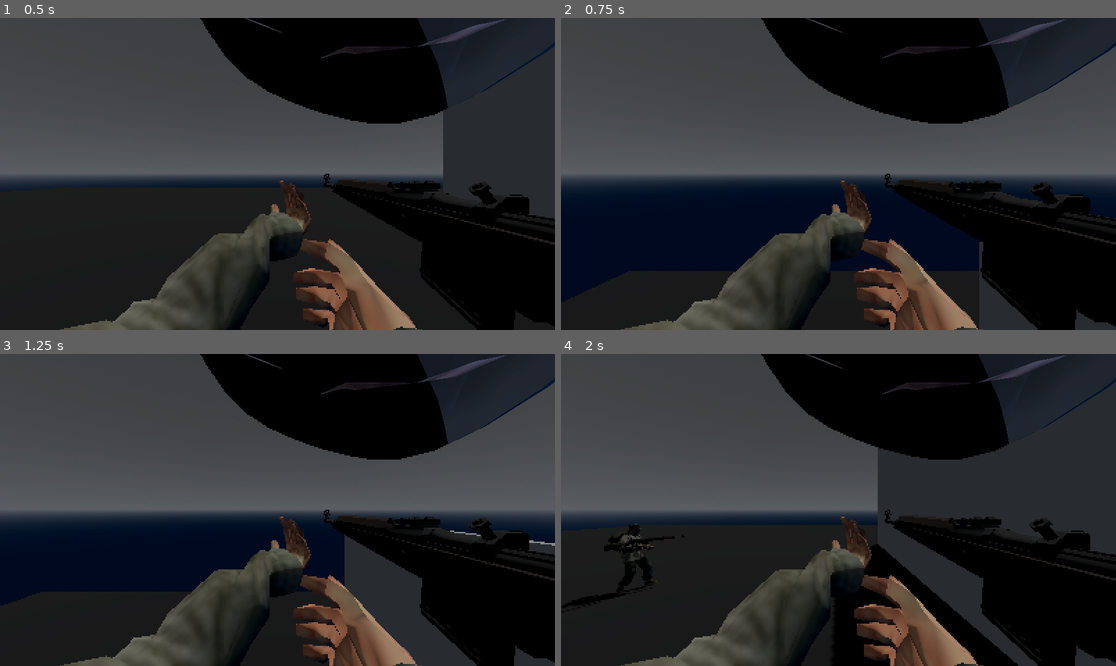
Above: before the commit, frames 1-4 (two rows, left to right).
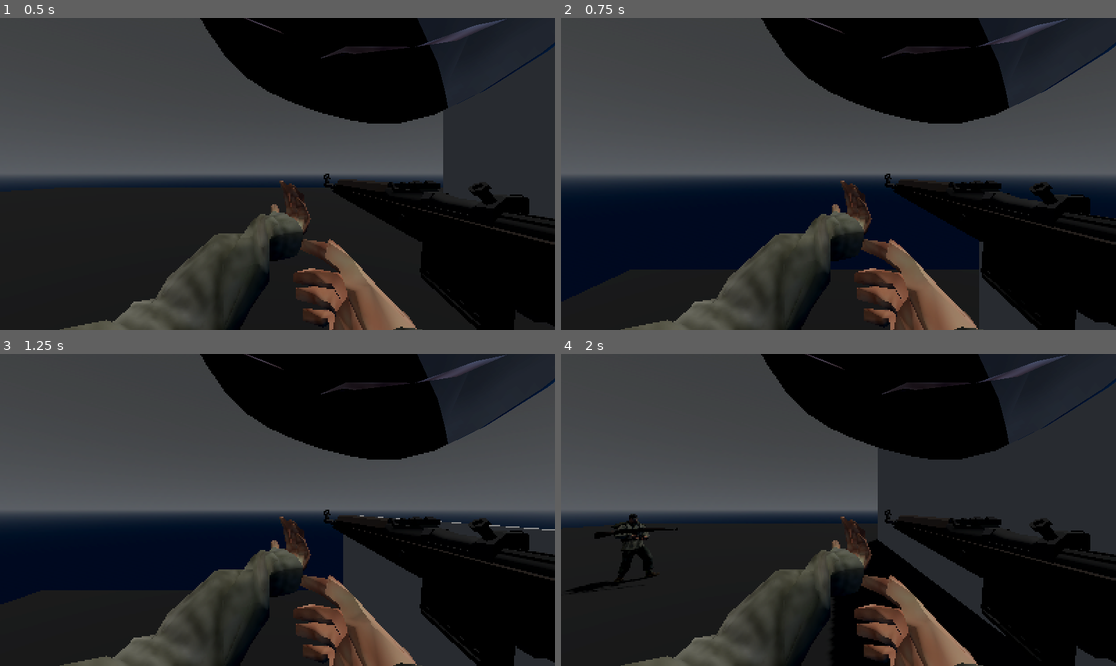
Above: after the commit, the same moments.

Repository: worghet/ICS4U___KALTBLUT
Game: Godot game, scene res://scenes/world.tscn
Two runs of this game, one before a commit and one after it. Both use one fixed random seed, a clock stepped at 60 frames per second and the inputs below.
Inputs (mouse positions are in pixels of both pictures, inside the frame that each line leads up to):
- Up to frame 1 (0.5 s): no input
- Up to frame 2 (0.75 s): tap Enter at 0.5 s; move the mouse to (960, 158) at 0.52 s; hold D (move_right) from 0.53 s (still down); hold E (spawn_enemy) from 0.53 s (still down)
- Up to frame 3 (1.25 s): keep holding D (move_right); keep holding E (spawn_enemy); tap Space (jump) at 0.77 s
- Up to frame 4 (2 s): move the mouse to (727, 525) at 1.27 s; release D (move_right) at 1.28 s; release E (spawn_enemy) at 1.28 s; hold S (move_backward) from 1.28 s (still down); click (727, 525) at 1.35 s; tap Space (jump) at 1.52 s; tap E (spawn_enemy) at 1.55 s

Frame 1 is identical in both runs. In frame 2, 0.3% of the frame differs, in the area x 0-76%, y 80-100%; in frame 3, 0.8%; in frame 4, 2.3%, in the area x 0-86%, y 51-100%.

Commit message:
started on violence setting
decided gonna leave character as is; i got a minimal version working.. time to move on

Diff:
--- a/kaltblut/scenes/enemy.tscn
+++ b/kaltblut/scenes/enemy.tscn
@@ -16,9 +16,7 @@
 
 [node name="enemy" groups=["enemies"] instance=ExtResource("1_7p1mj")]
 script = ExtResource("2_md0e3")
-health = 60
-voilence = 0
-TURN_SPEED = 1.4
+violence = 0
 
 [node name="mesh" parent="." index="0"]
 visible = false
--- a/kaltblut/scenes/player.tscn
+++ b/kaltblut/scenes/player.tscn
@@ -30,8 +30,8 @@
 [node name="rifle" parent="anim_soldier/head/camera" index="0" instance=ExtResource("3_qhqgy")]
 transform = Transform3D(-7.86805e-08, 0, 1.8, 0, 1.8, 0, -1.8, 0, -7.86805e-08, 0.283833, -0.205262, -0.449339)
 
-[node name="MeshInstance3D" type="MeshInstance3D" parent="anim_soldier/head/camera" index="1"]
-transform = Transform3D(0.608394, 0, 0, 0, -2.65938e-08, -0.340838, 0, 0.608394, -1.48985e-08, 0, 0.00426689, -0.0822577)
+[node name="pixelation_screen" type="MeshInstance3D" parent="anim_soldier/head/camera" index="1"]
+transform = Transform3D(0.608394, 0, 0, 0, -1.00044e-09, -0.340838, 0, 0.0228874, -1.48985e-08, 0, 0.00426689, -0.0822577)
 mesh = SubResource("PlaneMesh_dqkch")
 
 [node name="mesh" parent="." index="1"]
--- a/kaltblut/scripts/enemy.gd
+++ b/kaltblut/scripts/enemy.gd
@@ -3,11 +3,13 @@
 # == VARIABLES ==============================
 
 # TODO might change to blood in liters idk yet
-@export var health : int = 60
-@export var voilence : int
+@export var violence : int
 
 var target : Node3D
-@export var TURN_SPEED : float = 1.4
+
+var health : int = 60
+var TURN_SPEED : float = 3
+var FIRE_RATE : float = 1 # in seconds
 
 @onready var eyes : RayCast3D = $eyes
 @onready var raycast : RayCast3D = $"gewehr-43/Sketchfab_model/cast_ray"
@@ -25,8 +27,17 @@
 
 
 enum {
+
+	# Attacking or not attacking
 	IDLE,
 	ALERT,
+
+	# Violence Level
+	PASSIVE,
+	QUESTIONING,
+	AWARE,
+	AGGRESSIVE,
+	DEADLY
 }
 
 var state : int = IDLE
@@ -35,7 +46,22 @@
 
 # What to do when loaded.
 func _ready() -> void:
-	pass
+	match violence:
+
+		PASSIVE:
+			shoot_timer.queue_free()
+		QUESTIONING:
+			pass
+		AWARE:
+			pass
+		AGGRESSIVE:
+			pass
+		DEADLY:
+			pass
+
+
+
+
 # What to process each frame.
 func _process(delta: float) -> void:
 
@@ -81,21 +107,23 @@
 
 func _on_sight_range_body_entered(body: Node3D) -> void:
 	if body.is_in_group("player"):
-		print("ALERT!")
 
-		$"gewehr-43".enterADS()
+		if violence != PASSIVE:
+			$"gewehr-43".enterADS()
 
-		state = ALERT
-		target = body
-		shoot_timer.start()
-		$anim_soldier/AnimationPlayer.play_backwards("rifle down")
+			state = ALERT
+			target = body
+			shoot_timer.start()
+			$anim_soldier/AnimationPlayer.play_backwards("rifle down")
 
 
 func _on_sight_range_body_exited(body: Node3D) -> void:
-	state = IDLE
-	$"gewehr-43".stopADS()
-	shoot_timer.stop()
-	$anim_soldier/AnimationPlayer.play("idle")
+
+	if violence != PASSIVE:
+		state = IDLE
+		$"gewehr-43".stopADS()
+		shoot_timer.stop()
+		$anim_soldier/AnimationPlayer.play("idle")
 
 
 
@@ -106,3 +134,6 @@
 
 func set_path(player : Node3D) -> void:
 	player_path = player
+
+func set_violence(violence_level : int) -> void:
+	violence = violence_level
--- a/kaltblut/scripts/gewehr_43.gd
+++ b/kaltblut/scripts/gewehr_43.gd
@@ -35,6 +35,7 @@
 
 		# Take away health based on rifle damage.
 		target.health -= DAMAGE
+
 
 # Shoot and play the animation.
 func fire() -> void:
--- a/kaltblut/scripts/player.gd
+++ b/kaltblut/scripts/player.gd
@@ -12,7 +12,7 @@
 
 
 const BOB_FREQUENCY : float = 1.5
-const BOB_AMPLITUDE : float = 0.1
+const BOB_AMPLITUDE : float = 0.075
 var bob_x : float = 0.0
 var health := 100
 
@@ -151,6 +151,7 @@
 	if event.is_action_pressed("spawn_enemy"):
 		var enemy_instance := EnemyScene.instantiate()
 		enemy_instance.set_path($player)
+		#enemy_instance.set_violence(2)
 		enemy_instance.global_transform.origin += Vector3(0, 1, 0)
 		get_tree().current_scene.add_child(enemy_instance)
 		print("added enemy!")
@@ -159,7 +160,7 @@
 
 func _headbob(time : float) -> Vector3:
 	var pos := Vector3.ZERO
-	pos.y = sin(time * BOB_FREQUENCY) * BOB_AMPLITUDE - 0.2
+	pos.y = sin(time * BOB_FREQUENCY) * BOB_AMPLITUDE - 0.3
 	pos.x = cos(time * BOB_FREQUENCY / 2) * BOB_AMPLITUDE
 
 	#if pos.y == -BOB_AMPLITUDE:
